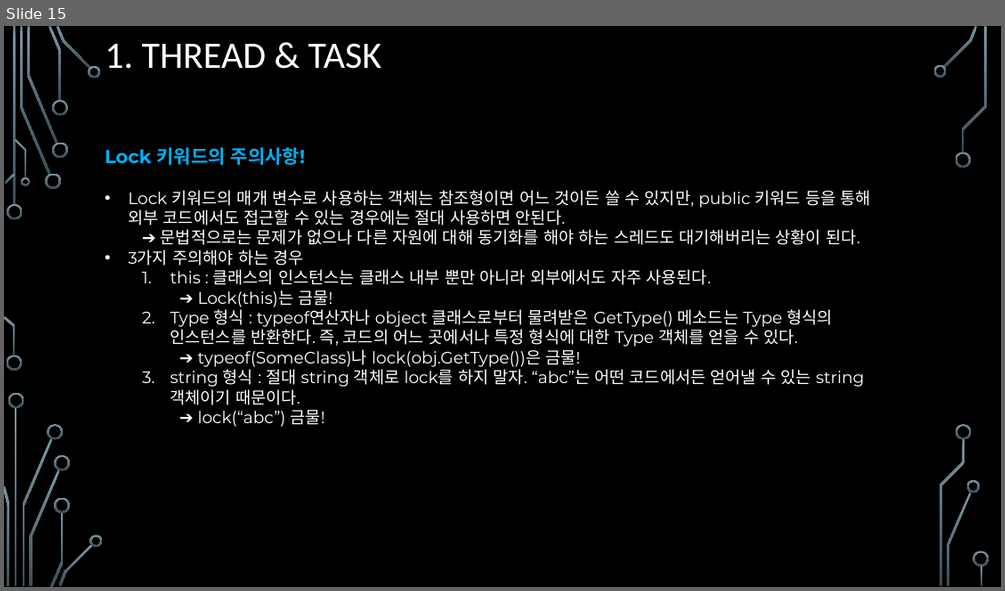
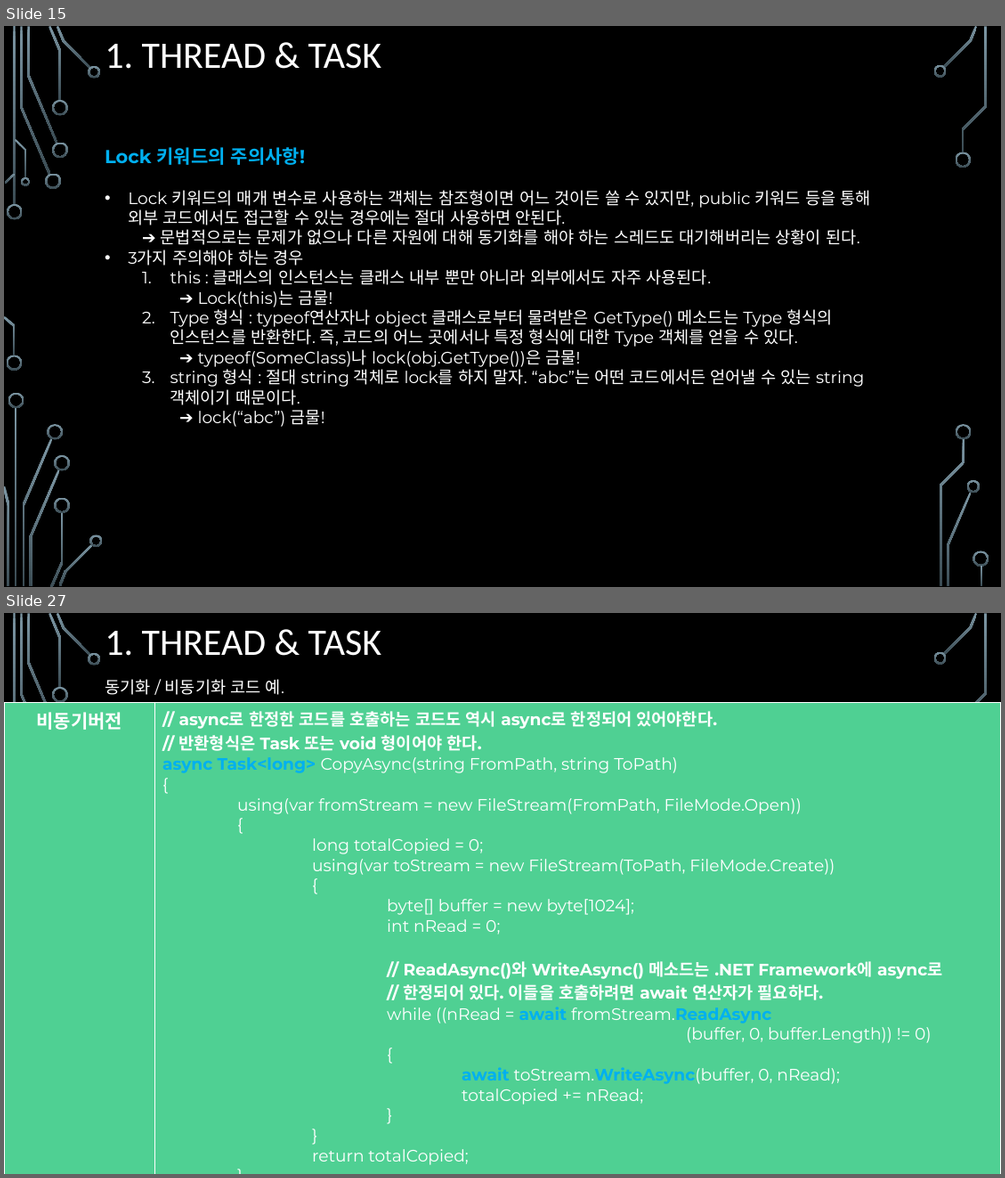
Before and after one commit to assassin4613/CShap, a slide deck: C#_Chapter_10.pptx. Shown one above the other, each under a label of ours: slide 15 before the commit, slides 15 and 27 after it; the slides between them are not shown. The pictures are 1005x591 and 1005x1178 pixels, drawn with LibreOffice and Linux fonts; fonts in the diff are those of the drawing; background and template pictures are left out. Boxes give left, top, right and bottom in pixels: in the first picture for what was removed or moved away, otherwise in the second. Text is boxed around its words. In the diff, an @@ line names an element or a change of style, - is before the commit and + after.

```diff
--- a/C#_Chapter_10.pptx
+++ b/C#_Chapter_10.pptx
@@ slide 27 added at (x1=4, y1=613, x2=1001, y2=1174), background picture (left out); not listed: 36 template elements that a slide beside it also shows @@
@@ title added at (x1=105, y1=630, x2=382, y2=656), 36 pt, text #FFFFFF @@
+1. THREAD & TASK
@@ text added at (x1=105, y1=679, x2=284, y2=695), 16 pt, text #FFFFFF @@
+동기화 / 비동기화 코드 예.
@@ table added at (x1=4, y1=703, x2=1001, y2=1174), 1 rows, 2 columns @@
+비동기버전 | // async로 한정한 코드를 호출하는 코드도 역시 async로 한정되어 있어야한다. / // 반환형식은 Task 또는 void 형이어야 한다. / async Task<long> CopyAsync(string FromPath, string ToPath) / { / using(var fromStream = new FileStream(FromPath, FileMode.Open)) / { / long totalCopied = 0; / using(var toStream = new FileStream(ToPath, FileMode.Create)) / { / byte[] buffer = new byte[1024]; / int nRead = 0; / // ReadAsync()와 WriteAsync() 메소드는 .NET Framework에 async로 / // 한정되어 있다. 이들을 호출하려면 await 연산자가 필요하다. / while ((nRead = await fromStream.ReadAsync / (buffer, 0, buffer.Length)) != 0) / { / await toStream.WriteAsync(buffer, 0, nRead); / totalCopied += nRead; / } / } / return totalCopied; / } / }
```
Also in this commit, not shown: 1 slide changed, 10 other slides added, 1 other file.
